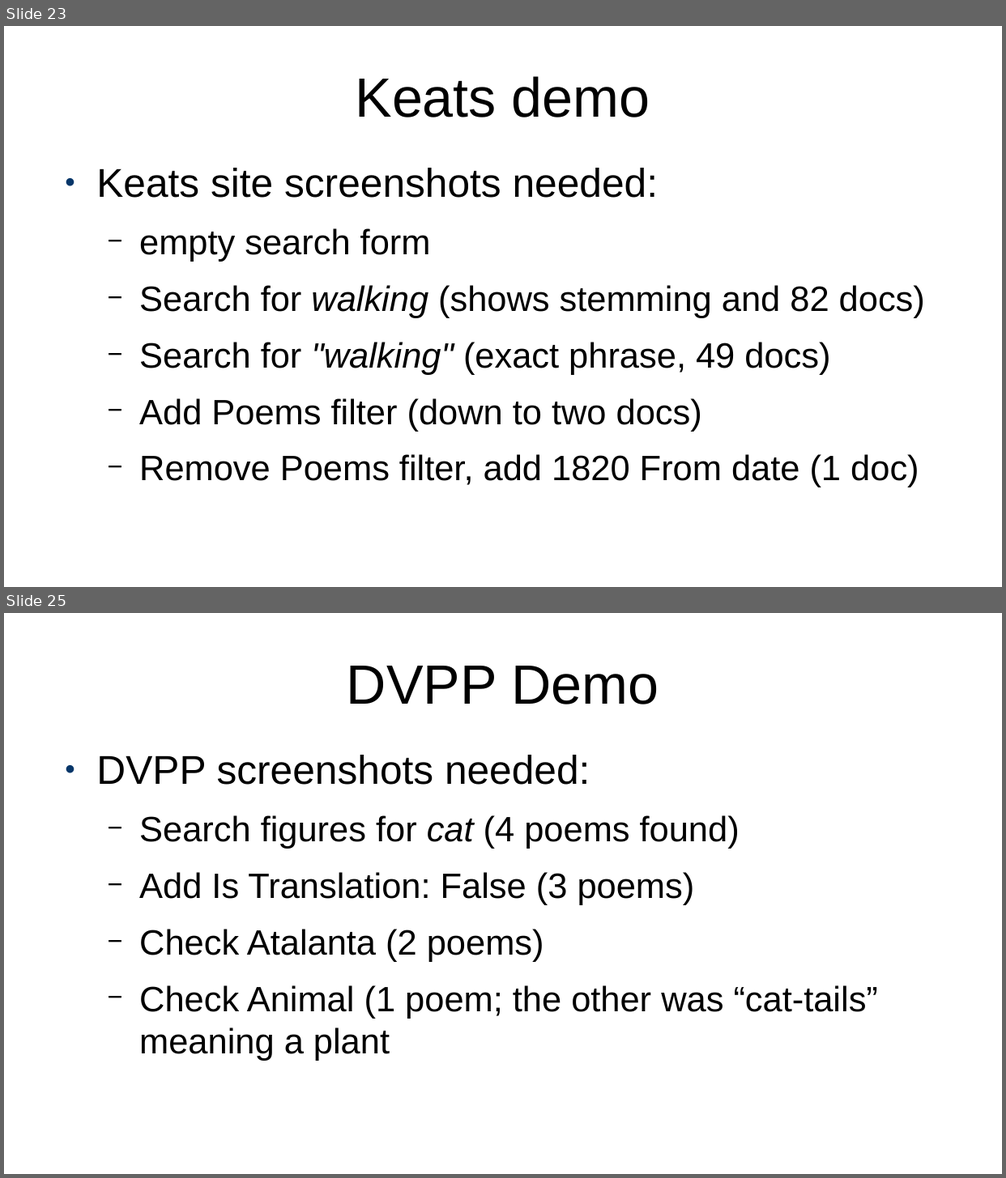
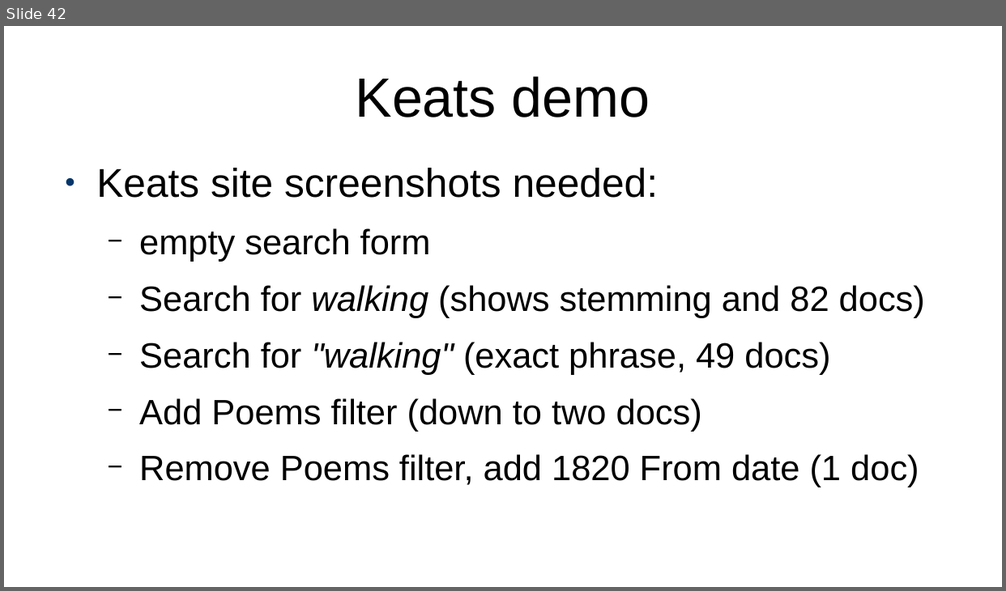
Before and after one commit to projectEndings/Endings, a slide deck: presentations/ubc2020/nineProjects.odp. Shown one above the other, each under a label of ours: slides 23 and 25 before the commit, slide 42 after it; the slides between them are not shown. The pictures are 1006x1178 and 1006x591 pixels, drawn with LibreOffice and Linux fonts; fonts in the diff are those of the drawing. Boxes give left, top, right and bottom in pixels: in the first picture for what was removed or moved away, otherwise in the second. Text is boxed around its words. In the diff, an @@ line names an element or a change of style, - is before the commit and + after.

Commit message:
Adding screenshots and more slides to presentation

```diff
--- a/presentations/ubc2020/nineProjects.odp
+++ b/presentations/ubc2020/nineProjects.odp
@@ slide 25 removed at (x1=4, y1=613, x2=1002, y2=1174), background #FFFFFF @@
@@ title removed at (x1=347, y1=666, x2=658, y2=705) @@
-DVPP Demo
@@ text removed at (x1=96, y1=755, x2=878, y2=1061) @@
-● DVPP screenshots needed:
-  − Search figures for cat (4 poems found)
-  − Add Is Translation: False (3 poems)
-  − Check Atalanta (2 poems)
-  − Check Animal (1 poem; the other was “cat-tails” meaning a plant
@@ what was slide 23 is now slide 42 @@
```
Also in this commit, not shown: 9 slides changed, 10 slides added, 2 other slides removed, 10 other files.
